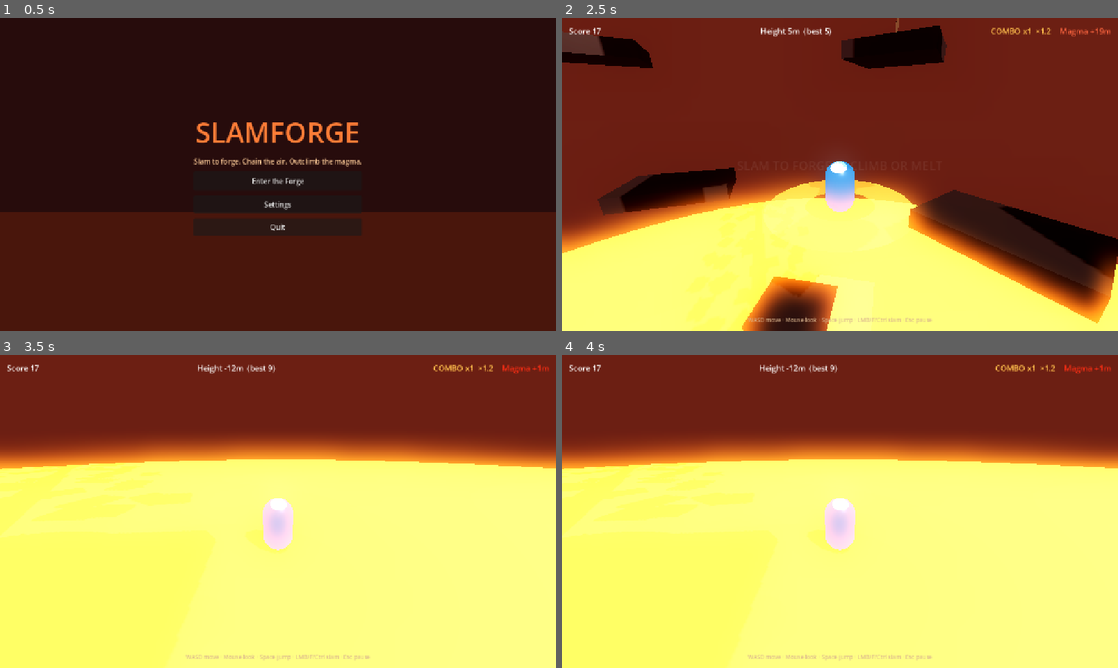
Above: before the commit, frames 1-4 (two rows, left to right).
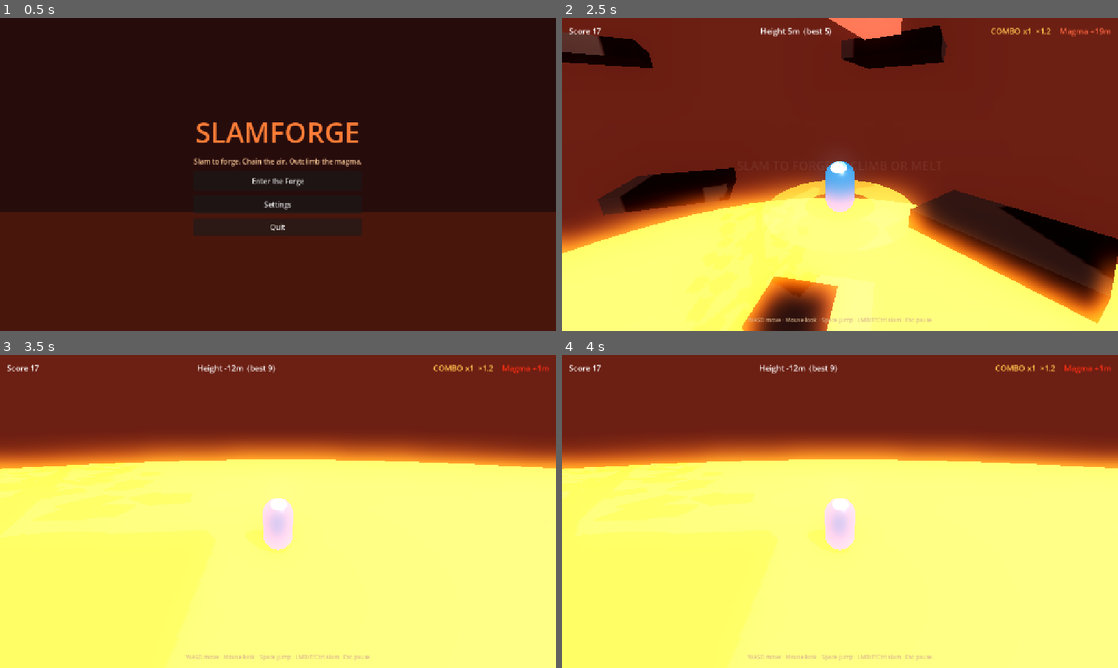
Above: after the commit, the same moments.

Repository: bwritten95-stack/slamforge
Game: Godot game, scene res://scenes/ui/main_menu.tscn
Same seed, same stepped clock (60 frames per second), same inputs: the game is played once before the commit and once after it.
Inputs (mouse positions are in pixels of both pictures, inside the frame that each line leads up to):
- Up to frame 1 (0.5 s): no input
- Up to frame 2 (2.5 s): click "Enter the Forge" at 0.5 s; move the mouse to (867, 174) at 1.27 s; hold W (move_forward) from 1.28 s (still down); click (867, 174) at 1.35 s; tap Space (jump) at 1.52, 2.27 s; move the mouse to (812, 174) at 2.02 s; click (812, 174) at 2.1 s
- Up to frame 3 (3.5 s): keep holding W (move_forward); move the mouse to (289, 505) at 2.77 s; click (289, 505) at 2.85 s
- Up to frame 4 (4 s): keep holding W (move_forward); move the mouse to (812, 574) at 3.52 s; click (812, 574) at 3.6 s; tap Space (jump) at 3.77 s

Frame 1 is identical in both runs. In frame 2, 0.7% of the frame differs, in the area x 28-62%, y 0-59%; in frame 3, less than 0.1%; in frame 4, less than 0.1%.

Commit message:
Add spinning hazard blades on the climb
Three rotating kill-rings between ledges for vertical skill checks.
Skipped under --ship-test so CI win path stays stable.

Diff:
--- a/scripts/arena/arena.gd
+++ b/scripts/arena/arena.gd
@@ -135,6 +135,36 @@
 	summit.position = Vector3(0.0, RunState.summit_y, 0.0)
 	_rings.add_child(summit)
 	_beacon.global_position = Vector3(0.0, RunState.summit_y + 1.4, 0.0)
+	_spawn_hazard_rings()
+
+func _spawn_hazard_rings() -> void:
+	if "--ship-test" in OS.get_cmdline_user_args():
+		return
+	var spinner_script: Script = load("res://scripts/arena/hazard_spinner.gd") as Script
+	for i in 3:
+		var y := 10.0 + float(i) * 10.0
+		var spinner := Node3D.new()
+		spinner.set_script(spinner_script)
+		spinner.name = "Hazard_%d" % i
+		spinner.position = Vector3(0.0, y, 0.0)
+		spinner.set_meta("spin", 0.7 + float(i) * 0.25)
+		for j in 2:
+			var blade := _make_box(Vector3(5.5, 0.25, 0.7), Color(0.85, 0.2, 0.15, 1), true)
+			blade.position = Vector3(cos(float(j) * PI) * 3.2, 0.0, sin(float(j) * PI) * 3.2)
+			blade.rotation.y = float(j) * PI
+			var area := Area3D.new()
+			area.collision_layer = 0
+			area.collision_mask = 2
+			area.monitoring = true
+			var col := CollisionShape3D.new()
+			var shape := BoxShape3D.new()
+			shape.size = Vector3(5.5, 0.6, 0.9)
+			col.shape = shape
+			area.add_child(col)
+			blade.add_child(area)
+			area.body_entered.connect(_on_hazard)
+			spinner.add_child(blade)
+		_rings.add_child(spinner)
 
 func _style_beacon() -> void:
 	var mesh_i := _beacon.get_node_or_null("Mesh") as MeshInstance3D
@@ -214,6 +244,12 @@
 			keep.append(ledge)
 	_ledges = keep
 
+func _on_hazard(body: Node3D) -> void:
+	if _ended:
+		return
+	if body is SlamPlayer:
+		(body as SlamPlayer).kill("hazard")
+
 func _on_beacon(body: Node3D) -> void:
 	if _ended or not (body is SlamPlayer):
 		return
--- /dev/null
+++ b/scripts/arena/hazard_spinner.gd
@@ -0,0 +1,9 @@
+extends Node3D
+
+var _speed: float = 1.0
+
+func _ready() -> void:
+	_speed = float(get_meta("spin", 1.0))
+
+func _process(delta: float) -> void:
+	rotate_y(_speed * delta)
--- a/scripts/player/player.gd
+++ b/scripts/player/player.gd
@@ -184,6 +184,9 @@
 		pad.call("setup", size, 4.5 + float(RunState.combo) * 0.35)
 	EventBus.forged.emit(pad.global_position, size)
 
+func kill(reason: String) -> void:
+	_die(reason)
+
 func _die(reason: String) -> void:
 	if not _alive:
 		return
